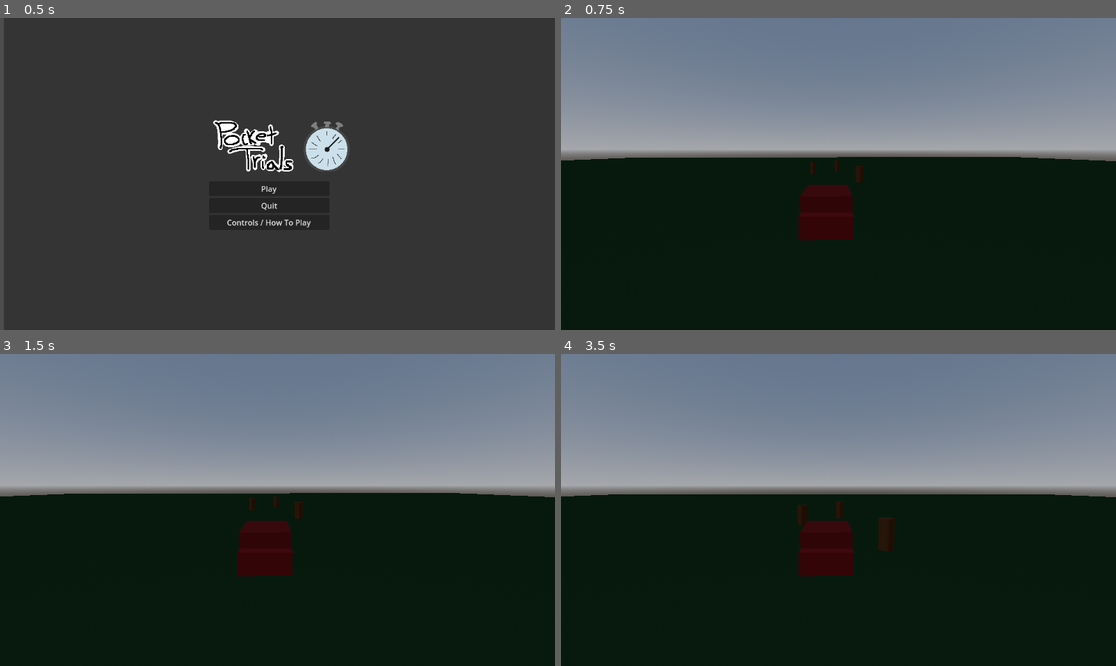
Above: before the commit, frames 1-4 (two rows, left to right).
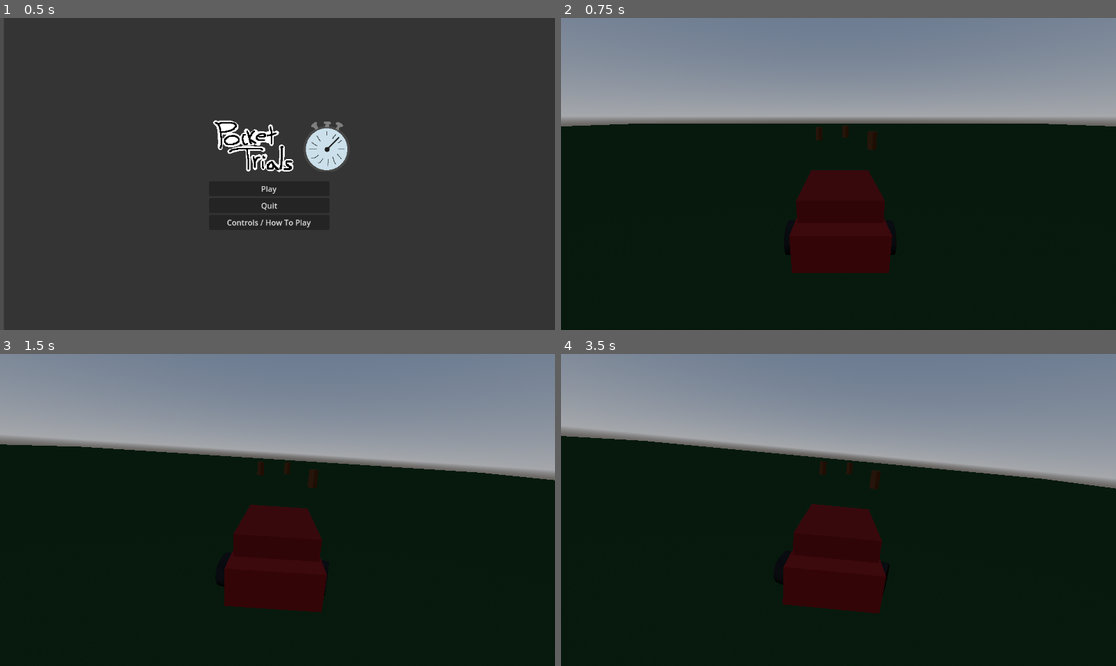
Above: after the commit, the same moments.

Repository: JohnMarkHarris843/PocketTrials
Game: Godot game, scene res://scenes/main_menu/main_menu.tscn
Two runs of this game, one before a commit and one after it. Both use one fixed random seed, a clock stepped at 60 frames per second and the inputs below.
Inputs:
- Up to frame 1 (0.5 s): no input
- Up to frame 2 (0.75 s): click "Play" at 0.5 s
- Up to frame 3 (1.5 s): tap Enter at 1.25 s; hold D (right, bound only after the commit) from 1.28 s (still down); hold Space (drift, bound only after the commit) from 1.28 s (still down)
- Up to frame 4 (3.5 s): release D (right, bound only after the commit) at 2.03 s; release Space (drift, bound only after the commit) at 2.03 s; hold A (left, bound only after the commit) 2.03-2.78 s; tap Space (drift, bound only after the commit) at 2.1 s; hold D (right, bound only after the commit) from 2.78 s (still down); hold Space (drift, bound only after the commit) from 2.78 s (still down)

Frame 1 is identical in both runs. In frame 2, 19% of the frame differs, in the area x 0-100%, y 24-82%; in frame 3, 21%; in frame 4, 22%, in the area x 0-100%, y 10-84%.

Commit message:
worked on red car

Diff:
--- a/3d-game/assets/models/tree.tscn
+++ b/3d-game/assets/models/tree.tscn
@@ -6,6 +6,7 @@
 [sub_resource type="CylinderMesh" id="CylinderMesh_skti6"]
 
 [node name="Tree" type="Node3D"]
+transform = Transform3D(1, 0, 0, 0, 1, 0, 0, 0, 1, 0, 0.99527603, 0)
 
 [node name="trunk" type="MeshInstance3D" parent="."]
 transform = Transform3D(0.5, 0, 0, 0, 1, 0, 0, 0, 0.5, 0, 0, 0)
--- a/3d-game/project.godot
+++ b/3d-game/project.godot
@@ -20,6 +20,20 @@
 forward={
 "deadzone": 0.2,
 "events": [Object(InputEventKey,"resource_local_to_scene":false,"resource_name":"","device":-1,"window_id":0,"alt_press …(192 unchanged characters)…
-, Object(InputEventKey,"resource_local_to_scene":false,"resource_name":"","device":-1,"window_id":0,"alt_pressed":false,"shift_pressed":false,"ctrl_pressed":false,"meta_pressed":false,"pressed":false,"keycode":0,"physical_keycode":32,"key_label":0,"unicode":32,"location":0,"echo":false,"script":null)
 ]
 }
+left={
+"deadzone": 0.2,
+"events": [Object(InputEventKey,"resource_local_to_scene":false,"resource_name":"","device":-1,"window_id":0,"alt_pressed":false,"shift_pressed":false,"ctrl_pressed":false,"meta_pressed":false,"pressed":false,"keycode":0,"physical_keycode":65,"key_label":0,"unicode":97,"location":0,"echo":false,"script":null)
+]
+}
+right={
+"deadzone": 0.2,
+"events": [Object(InputEventKey,"resource_local_to_scene":false,"resource_name":"","device":-1,"window_id":0,"alt_pressed":false,"shift_pressed":false,"ctrl_pressed":false,"meta_pressed":false,"pressed":false,"keycode":0,"physical_keycode":68,"key_label":0,"unicode":100,"location":0,"echo":false,"script":null)
+]
+}
+drift={
+"deadzone": 0.2,
+"events": [Object(InputEventKey,"resource_local_to_scene":false,"resource_name":"","device":-1,"window_id":0,"alt_pressed":false,"shift_pressed":false,"ctrl_pressed":false,"meta_pressed":false,"pressed":false,"keycode":0,"physical_keycode":32,"key_label":0,"unicode":32,"location":0,"echo":false,"script":null)
+]
+}
--- /dev/null
+++ b/3d-game/scenes/car/red-car.tscn
@@ -0,0 +1,64 @@
+[gd_scene load_steps=9 format=3 uid="uid://b7ub2d6yxd7bk"]
+
+[ext_resource type="Script" uid="uid://2kyn5qq3wjl0" path="res://scripts/car/car.gd" id="1_futqk"]
+
+[sub_resource type="StandardMaterial3D" id="StandardMaterial3D_futqk"]
+albedo_color = Color(0.5921569, 0, 0, 1)
+
+[sub_resource type="BoxMesh" id="BoxMesh_6r2s1"]
+size = Vector3(1, 0.5, 2)
+
+[sub_resource type="StandardMaterial3D" id="StandardMaterial3D_hxla8"]
+albedo_color = Color(0.552962, 1.3596937e-06, 4.813075e-07, 1)
+
+[sub_resource type="BoxMesh" id="BoxMesh_g6gky"]
+
+[sub_resource type="BoxShape3D" id="BoxShape3D_7b738"]
+
+[sub_resource type="StandardMaterial3D" id="StandardMaterial3D_6r2s1"]
+albedo_color = Color(0.07683582, 0.07683582, 0.07683582, 1)
+
+[sub_resource type="CylinderMesh" id="CylinderMesh_hxla8"]
+material = SubResource("StandardMaterial3D_6r2s1")
+
+[node name="Car" type="CharacterBody3D"]
+script = ExtResource("1_futqk")
+
+[node name="Camera3D" type="Camera3D" parent="."]
+transform = Transform3D(1, 0, 0, 0, 0.961961, 0.27318698, 0, -0.27318698, 0.961961, -0.01673901, 1.1745843, 2.2883778)
+current = true
+
+[node name="LowerBody" type="MeshInstance3D" parent="."]
+transform = Transform3D(0.8, 0, 0, 0, 0.7, 0, 0, 0, 0.9, 0, 0.10525584, 0)
+material_override = SubResource("StandardMaterial3D_futqk")
+mesh = SubResource("BoxMesh_6r2s1")
+skeleton = NodePath("../..")
+
+[node name="UpperBody" type="MeshInstance3D" parent="."]
+transform = Transform3D(0.75, 0, 0, 0, 0.3, 0, 0, 0, 1, 0, 0.3389002, 0.2028954)
+material_override = SubResource("StandardMaterial3D_hxla8")
+mesh = SubResource("BoxMesh_g6gky")
+skeleton = NodePath("../..")
+
+[node name="CollisionShape3D" type="CollisionShape3D" parent="."]
+transform = Transform3D(0.8, 0, 0, 0, 0.625, 0, 0, 0, 1.8, 0, 0.23376065, 0.0010052696)
+shape = SubResource("BoxShape3D_7b738")
+
+[node name="wheels" type="Node3D" parent="."]
+transform = Transform3D(1, 0, 0, 0, 1, 0, 0, 0, 1, 0, -0.020105213, 0)
+
+[node name="front-left" type="MeshInstance3D" parent="wheels"]
+transform = Transform3D(-1.4424758e-08, -0.1, 0, 0.33, -4.371139e-09, 0, 0, 0, 0.33, -0.4190585, 0.026394486, -0.5231797)
+mesh = SubResource("CylinderMesh_hxla8")
+
+[node name="front-right" type="MeshInstance3D" parent="wheels"]
+transform = Transform3D(-1.4424758e-08, -0.1, 0, 0.33, -4.371139e-09, 0, 0, 0, 0.33, 0.419, 0.026, -0.523)
+mesh = SubResource("CylinderMesh_hxla8")
+
+[node name="back-left" type="MeshInstance3D" parent="wheels"]
+transform = Transform3D(-1.4424758e-08, -0.1, 0, 0.33, -4.371139e-09, 0, 0, 0, 0.33, -0.419, 0.026, 0.5)
+mesh = SubResource("CylinderMesh_hxla8")
+
+[node name="back-right" type="MeshInstance3D" parent="wheels"]
+transform = Transform3D(-1.4424758e-08, -0.1, 0, 0.33, -4.371139e-09, 0, 0, 0, 0.33, 0.419, 0.026, 0.5)
+mesh = SubResource("CylinderMesh_hxla8")
--- a/3d-game/scenes/game/game.tscn
+++ b/3d-game/scenes/game/game.tscn
@@ -1,20 +1,7 @@
-[gd_scene load_steps=16 format=3 uid="uid://dn0bi74e43m45"]
+[gd_scene load_steps=11 format=3 uid="uid://dn0bi74e43m45"]
 
-[ext_resource type="Script" uid="uid://2kyn5qq3wjl0" path="res://scripts/car/car.gd" id="1_sul5r"]
+[ext_resource type="PackedScene" uid="uid://b7ub2d6yxd7bk" path="res://scenes/car/red-car.tscn" id="1_7h61r"]
 [ext_resource type="PackedScene" uid="uid://dda1jgjbw4b73" path="res://assets/models/tree.tscn" id="2_7h61r"]
-
-[sub_resource type="StandardMaterial3D" id="StandardMaterial3D_ifgtf"]
-albedo_color = Color(0.5921569, 0, 0, 1)
-
-[sub_resource type="BoxMesh" id="BoxMesh_sul5r"]
-size = Vector3(1, 0.5, 2)
-
-[sub_resource type="StandardMaterial3D" id="StandardMaterial3D_7h61r"]
-albedo_color = Color(0.552962, 1.3596937e-06, 4.813075e-07, 1)
-
-[sub_resource type="BoxMesh" id="BoxMesh_0sr1o"]
-
-[sub_resource type="BoxShape3D" id="BoxShape3D_kelw5"]
 
 [sub_resource type="FastNoiseLite" id="FastNoiseLite_abcde"]
 noise_type = 2
@@ -48,34 +35,13 @@
 
 [node name="3DNode" type="Node3D"]
 
-[node name="Car" type="CharacterBody3D" parent="."]
-transform = Transform3D(1, 0, 0, 0, 1, 0, 0, 0, 1, 0, 0.7981763, 0)
-script = ExtResource("1_sul5r")
-
-[node name="Camera3D" type="Camera3D" parent="Car"]
-transform = Transform3D(0.99946344, 0.003913958, -0.032519184, -1.0446647e-08, 0.99283475, 0.11949573, 0.032753874, -0.11943161, 0.99230206, 0.085000634, 1.2421241, 3.7416282)
-current = true
-
-[node name="LowerBody" type="MeshInstance3D" parent="Car"]
-transform = Transform3D(0.8, 0, 0, 0, 0.7, 0, 0, 0, 0.9, 0, 0.10525584, 0)
-material_override = SubResource("StandardMaterial3D_ifgtf")
-mesh = SubResource("BoxMesh_sul5r")
-skeleton = NodePath("../..")
-
-[node name="MeshInstance3D" type="MeshInstance3D" parent="Car"]
-transform = Transform3D(0.8, 0, 0, 0, 0.4, 0, 0, 0, 1, 0, 0.33404636, 0.2028954)
-material_override = SubResource("StandardMaterial3D_7h61r")
-mesh = SubResource("BoxMesh_0sr1o")
-skeleton = NodePath("../..")
-
-[node name="CollisionShape3D" type="CollisionShape3D" parent="Car"]
-transform = Transform3D(1, 0, 0, 0, 1, 0, 0, 0, 1.6, 0.12544918, 0.40620732, 0.36412895)
-shape = SubResource("BoxShape3D_kelw5")
+[node name="Car" parent="." instance=ExtResource("1_7h61r")]
+transform = Transform3D(1, 0, 0, 0, 1, 0, 0, 0, 1, 0, 0.62822485, 0)
 
 [node name="Floor" type="StaticBody3D" parent="."]
 
 [node name="MeshInstance3D" type="MeshInstance3D" parent="Floor"]
-transform = Transform3D(1, 0, 0, 0, 1, 0, 0, 0, 1, -0.00500226, 0, 0.0027320385)
+transform = Transform3D(1, 0, 0, 0, 1, 0, 0, 0, 1, 0.0036213398, 0.037462234, -0.016759396)
 material_override = SubResource("StandardMaterial3D_klmno")
 mesh = SubResource("PlaneMesh_c1y5s")
 
--- a/3d-game/scripts/car/car.gd
+++ b/3d-game/scripts/car/car.gd
@@ -2,23 +2,81 @@
 
 @export var speed = 10.0
 @export var acceleration = 5.0
-@export var friction = 3.0
+@export var friction = 1.0 # How much the car slows down. Lower is more slippery.
+@export var turn_speed = 1.0
+@export var traction = 4.0 # How much grip the car has. Lower is more drifty.
+@export var drift_traction_multiplier = 0.5 # How much traction is reduced when drifting.
+@export var drift_turn_multiplier = 1.5 # How much sharper the car turns when drifting.
+
+@export var steer_angle = 0.4
+@export var wheel_radius = 0.4 # Adjust this to match your wheel's size
+
+# Camera effects
+@export var sway_strength = 0.1
+@export var sway_speed = 5.0
+@export var max_fov_increase = 10.0
+@export var fov_change_speed = 2.0
+
+@onready var wheels_node = $wheels
+@onready var camera = $Camera3D
+
+var initial_fov: float
+
+func _ready():
+	initial_fov = camera.fov
 
 func _physics_process(delta):
-	# Get the car's forward direction
-	var forward_direction = -transform.basis.z
-	# Handle acceleration
+	var turn_direction = 0.0
+	if Input.is_action_pressed("left"):
+		turn_direction += 1.0
+	if Input.is_action_pressed("right"):
+		turn_direction -= 1.0
+
+	var current_turn_speed = turn_speed
+	var current_traction = traction
+	if Input.is_action_pressed("drift"):
+		current_traction *= drift_traction_multiplier
+		current_turn_speed *= drift_turn_multiplier
+
+	# --- Rotation and Drifting Physics ---
+	if velocity.length() > 0.5:
+		rotate_y(turn_direction * current_turn_speed * delta)
+
+	# Get forward/backward input
+	var input_dir = 0.0
 	if Input.is_action_pressed("forward"):
-		# Accelerate towards max speed
-		print("Acceleration input detected")
-		velocity = velocity.move_toward(forward_direction * speed, acceleration * delta)
-	else:
-		velocity = velocity.move_toward(Vector3.ZERO, friction * delta)
+		input_dir = 1.0
+
+	# Apply engine force
+	velocity += -transform.basis.z * input_dir * acceleration * delta
+
+	# Apply friction
+	velocity = velocity.move_toward(Vector3.ZERO, friction * delta)
+
+	# Apply traction (makes the car slide)
+	var forward_velocity = velocity.dot(-transform.basis.z)
+	var lateral_velocity = velocity.dot(transform.basis.x)
+
+	var desired_velocity = -transform.basis.z * forward_velocity
+	desired_velocity += -transform.basis.x * lerp(lateral_velocity, 0.0, current_traction * delta)
+	velocity = desired_velocity.limit_length(speed)
+
+	# --- Wheel and Camera Updates ---
+	# Rotate wheels for steering
+	for wheel in wheels_node.get_children():
+		var target_rotation = turn_direction * steer_angle
+		wheel.rotation.y = lerp(wheel.rotation.y, target_rotation, turn_speed * 5 * delta)
+
+	_update_camera(turn_direction, delta)
 
 	move_and_slide()
 
+func _update_camera(turn_direction, delta):
+	# Camera Sway
+	var target_sway = -turn_direction * sway_strength
+	camera.rotation.z = lerp(camera.rotation.z, target_sway, sway_speed * delta)
 
-# This function will print any key press the engine sends to it.
-func _unhandled_input(event):
-	if event is InputEventKey:
-		print("Key Event Received: ", event.as_text())
+	# FOV effect based on speed
+	var speed_ratio = velocity.length() / speed
+	var target_fov = initial_fov + speed_ratio * max_fov_increase
+	camera.fov = lerp(camera.fov, target_fov, fov_change_speed * delta)
--- a/3d-game/scripts/main_menu/main_menu.gd
+++ b/3d-game/scripts/main_menu/main_menu.gd
@@ -1,10 +1,8 @@
 extends Control
-
 
 # Called when the node enters the scene tree for the first time.
 func _ready() -> void:
 	pass # Replace with function body.
-
 
 # Called every frame. 'delta' is the elapsed time since the previous frame.
 func _process(delta: float) -> void:
Empty file removed: 3d-game/scenes/car/car.tscn
Not shown, changed: 3d-game/.gitignore
Not shown, removed: 3d-game/HowToPlay.tscn2342795794.tmp
Not shown, removed: 3d-game/HowToPlay.tscn2349019530.tmp
Not shown, removed: 3d-game/HowToPlay.tscn2502774183.tmp
Not shown, removed: 3d-game/HowToPlay.tscn2519394986.tmp
